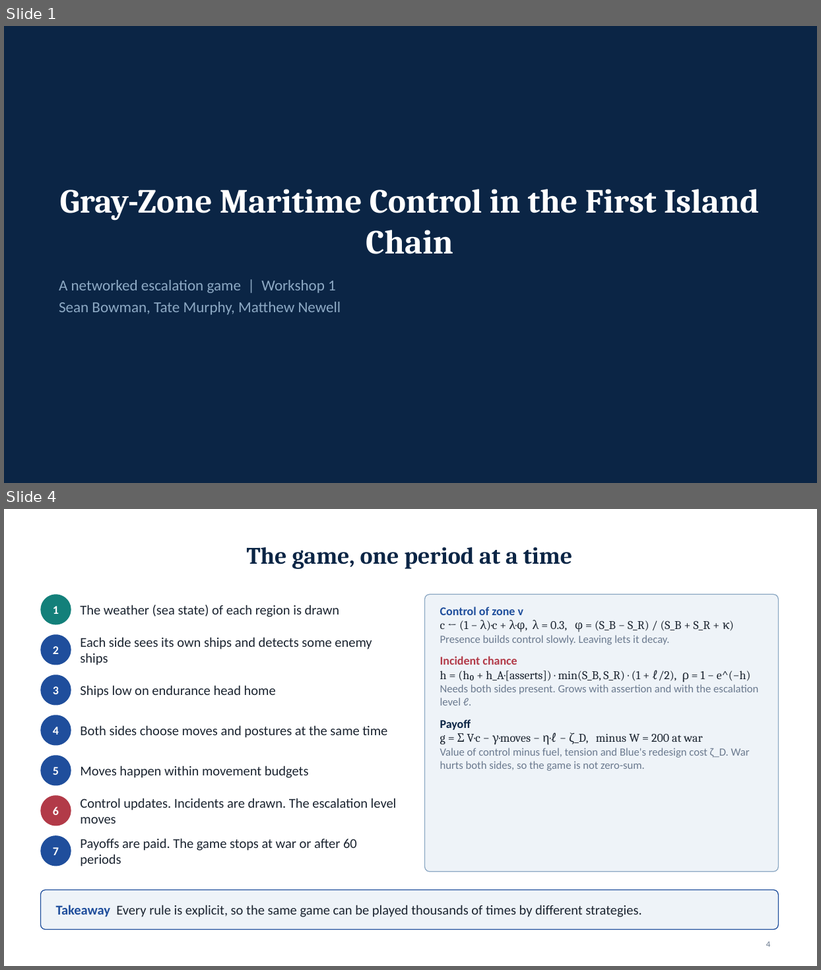
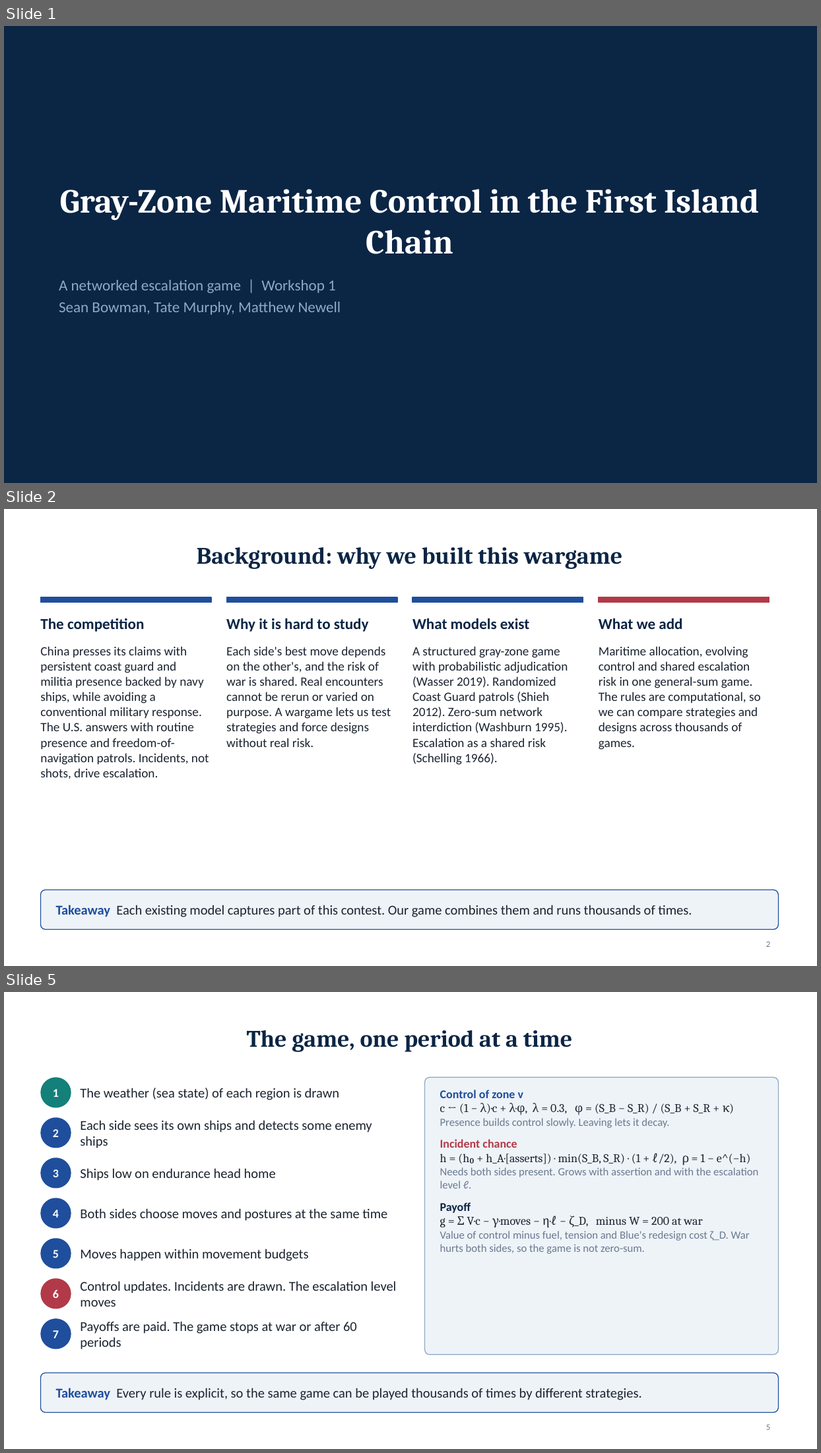
Before and after one commit to draggin-anchor/6.S974-Wargaming-Term-Project, a slide deck: deliverables/02-workshop1-slides.pptx. Shown one above the other, each under a label of ours: slides 1 and 4 before the commit, slides 1, 2 and 5 after it; the slides between them are not shown. The pictures are 821x970 and 821x1453 pixels, drawn with LibreOffice and Linux fonts; fonts in the diff are those of the drawing. Boxes give left, top, right and bottom in pixels: in the first picture for what was removed or moved away, otherwise in the second. Text is boxed around its words. In the diff, an @@ line names an element or a change of style, - is before the commit and + after.

```diff
--- a/deliverables/02-workshop1-slides.pptx
+++ b/deliverables/02-workshop1-slides.pptx
@@ slide 2 added at [4, 509, 817, 966], background #FFFFFF @@
@@ title added at [197, 547, 622, 569], 28 pt, text #0B2545, bold @@
+Background: why we built this wargame
@@ rectangle added at [40, 597, 211, 602], fill #1F4E9C, outline #1F4E9C 1 pt @@
@@ rectangle added at [226, 597, 397, 602], fill #1F4E9C, outline #1F4E9C 1 pt @@
@@ rectangle added at [413, 597, 583, 602], fill #1F4E9C, outline #1F4E9C 1 pt @@
@@ rectangle added at [599, 597, 770, 602], fill #B23A48, outline #B23A48 1 pt @@
@@ text added at [40, 618, 144, 632], 18 pt, text #0B2545, bold @@
+The competition
@@ text added at [226, 618, 369, 632], 18 pt, text #0B2545, bold @@
+Why it is hard to study
@@ text added at [413, 618, 529, 629], 18 pt, text #0B2545, bold @@
+What models exist
@@ text added at [599, 618, 682, 629], 18 pt, text #0B2545, bold @@
+What we add
@@ text added at [40, 646, 209, 780], 15 pt, text #1B2430 @@
+China presses its claims with persistent coast guard and militia presence backed by navy ships, while avoiding a conventional military response. The U.S. answers with routine presence and freedom-of-navigation patrols. Incidents, not shots, drive escalation.
@@ text added at [226, 646, 391, 747], 15 pt, text #1B2430 @@
+Each side's best move depends on the other's, and the risk of war is shared. Real encounters cannot be rerun or varied on purpose. A wargame lets us test strategies and force designs without real risk.
@@ text added at [413, 646, 568, 765], 15 pt, text #1B2430 @@
+A structured gray-zone game with probabilistic adjudication (Wasser 2019). Randomized Coast Guard patrols (Shieh 2012). Zero-sum network interdiction (Washburn 1995). Escalation as a shared risk (Schelling 1966).
@@ text added at [599, 646, 761, 750], 15 pt, text #1B2430 @@
+Maritime allocation, evolving control and shared escalation risk in one general-sum game. The rules are computational, so we can compare strategies and designs across thousands of games.
@@ rounded rectangle added at [40, 890, 779, 930], fill #EEF3F8, outline #1F4E9C 1 pt @@
@@ text added at [56, 905, 692, 918], 16 pt, text #1B2430 @@
+Takeaway Each existing model captures part of this contest. Our game combines them and runs thousands of times.
@@ page number added at [766, 942, 770, 947], 10 pt, text #6B7A8F @@
+2
@@ what was slide 4 is now slide 5 @@
@@ page number at [766, 1425, 770, 1430]: text changed @@
-4
+5
```
Also in this commit, not shown: 7 slides changed, 2 other files.
